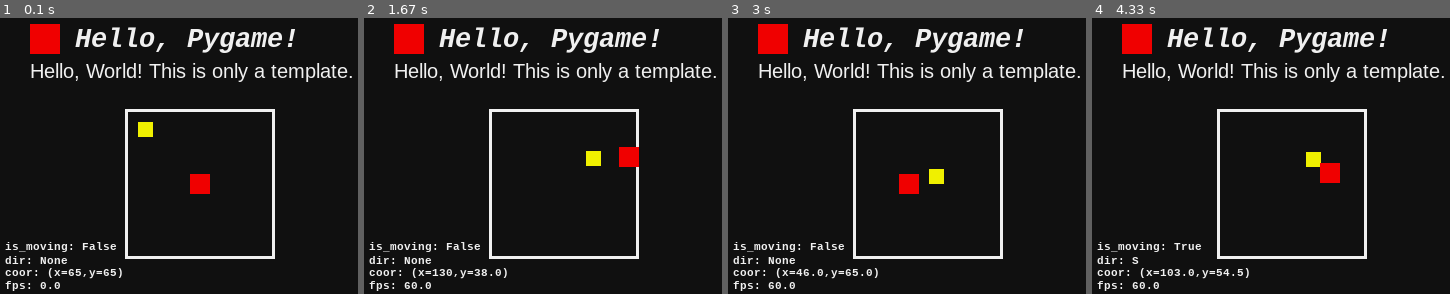
Above: before the commit, frames 1-4 (left to right).
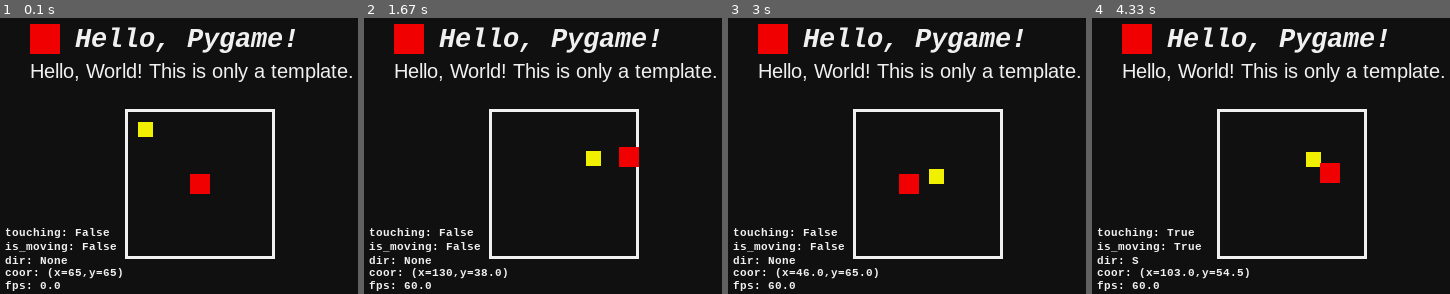
Above: after the commit, the same moments.

Repository: BynJerL/Pygame-Experiment
Game: pygame game, started from hello_world.py
Same seed, same stepped clock (60 frames per second), same inputs: the game is played once before the commit and once after it.
Inputs:
- Up to frame 1 (0.1 s): no input
- Up to frame 2 (1.67 s): hold Right 0.33-0.8 s; hold Up 0.83-1.13 s; hold Right 1.17-1.63 s
- Up to frame 3 (3 s): hold Left 1.67-2.2 s; hold Down 2.23-2.53 s; hold Left 2.57-2.97 s
- Up to frame 4 (4.33 s): hold Up 3-3.37 s; hold Right 3.4-4.03 s; hold Down from 4.07 s (still down)

The runs differ from the first frame. In frame 1, 0.4% of the frame differs, in the area x 1-31%, y 76-80%; in frame 2, 0.4%; in frame 3, 0.4%; in frame 4, 0.4%.

Commit message:
Add method to check collision.

Diff:
--- a/hello_world.py
+++ b/hello_world.py
@@ -75,6 +75,9 @@
         elif dx > 0 and dy < 0:
             self.direction = "NE"
 
+    def isCollide(self, collider: "Follower"):
+        return self.getSprite().colliderect(collider.getSprite())
+
     def idling(self):
         self.isMoving = False
         self.direction = None
@@ -195,6 +198,9 @@
     if player.direction == None:
         player.isMoving = False
 
+    isCollide = player.isCollide(follower)
+
+    root.blit(subText.render(f"touching: {isCollide}  ", True, BASE_TEXT_COLOR, BASE_BG_COLOR),  (5, WINDOW_HEIGHT - 68))
     root.blit(subText.render(f"is_moving: {player.isMoving}  ", True, BASE_TEXT_COLOR, BASE_BG_COLOR),  (5, WINDOW_HEIGHT - 54))
     root.blit(subText.render(f"dir: {player.direction}   ", True, BASE_TEXT_COLOR, BASE_BG_COLOR),  (5, WINDOW_HEIGHT - 40))
     root.blit(subText.render(f"coor: (x={player.posX},y={player.posY})      ", True, BASE_TEXT_COLOR, BASE_BG_COLOR), (5, WINDOW_HEIGHT - 28))
